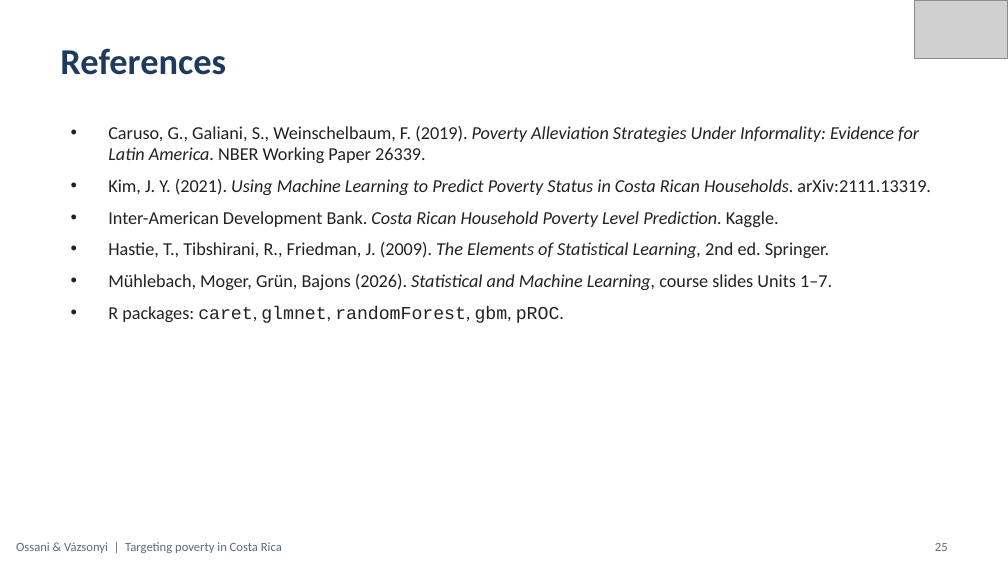
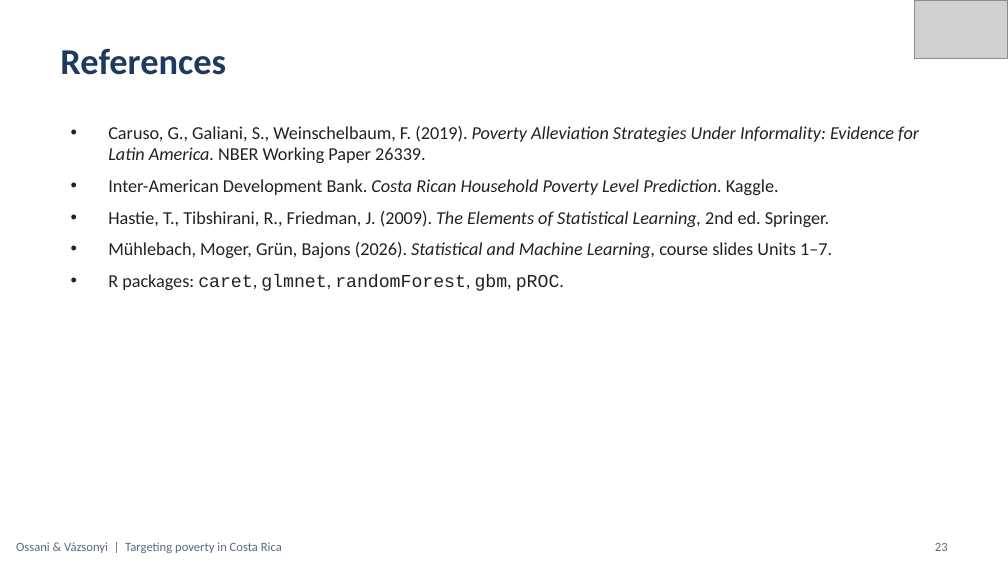
Before and after one commit to hermann-ossani/Poverty-predictor, a slide deck: slide 23 of costa_rica_poverty_slides_v2.pptx (slide 25 before the commit). Drawn at 1008x567 pixels with LibreOffice and Linux fonts; fonts in the diff are those of the drawing; grey boxes stand for pictures. Boxes give left, top, right and bottom in pixels: in the first picture for what was removed or moved away, otherwise in the second. Text is boxed around its words. In the diff, an @@ line names an element or a change of style, - is before the commit and + after.

Commit message:
3rd slide versions

```diff
--- a/costa_rica_poverty_slides_v2.pptx
+++ b/costa_rica_poverty_slides_v2.pptx
@@ text at <box>108,179,931,195</box>: paragraph removed @@
-• Kim, J. Y. (2021). Using Machine Learning to Predict Poverty Status in Costa Rican Households. arXiv:2111.13319.
@@ page number at <box>935,543,948,551</box>: text changed @@
-25
+23
```
Also in this commit, not shown: 3 other slides changed, 2 slides removed, 2 other files.
